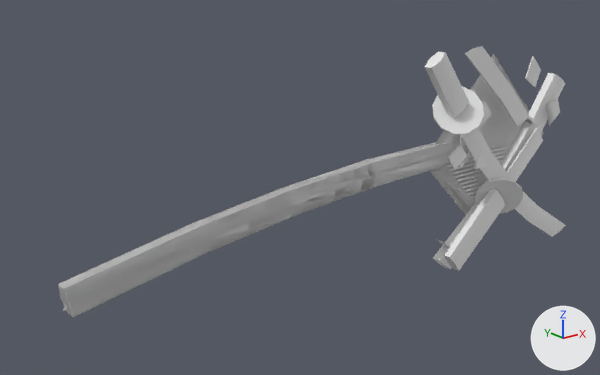
An edit to the OBJ model src/main/resources/assets/blade_tetra/model/modular/alpha9/nodachi_spirit_simple_wrapped.obj, drawn before and after from the same camera.
Camera for both pictures: a 50 mm camera at (-494.0, -390.0, 159.0) aimed at (-165.0, 21.0, -5.0). Arrows for +X, +Y and +Z are at lower right; the lights stay in place. The picture after the commit comes second. Where no turn or scale is listed for an object, it has been applied to the vertices. Vertices at exactly the same position are counted once.

In view in the first picture: 'blade', 'item_blade', 'item_damaged', 'sheath' and 1 more.
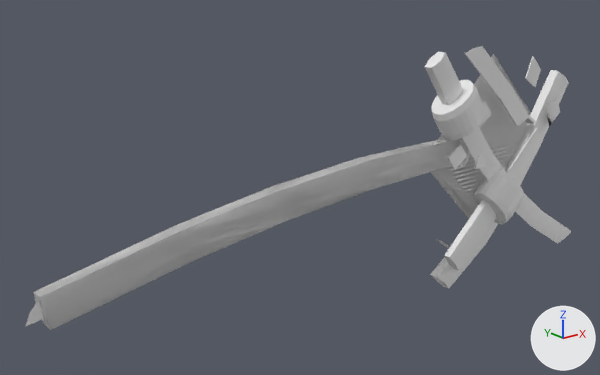
Diff of the bpy script that builds the scene:
```diff
--- a/src/main/resources/assets/blade_tetra/model/modular/alpha9/nodachi_spirit_simple_wrapped.obj.py
+++ b/src/main/resources/assets/blade_tetra/model/modular/alpha9/nodachi_spirit_simple_wrapped.obj.py
@@ me_blade @@
 # used by ob_blade; location = (0.0, 0.0, 0.0)
-me_blade.from_pydata(...)  # 83 vertices, 139 faces; spans x -342.0..42.0, y -13.0..13.0, z -34.0..17.0
+me_blade.from_pydata(...)  # 201 vertices, 379 faces; spans x -362.0..42.0, y -13.0..13.0, z -36.0..17.0
+# me_blade part 1: 22 vertices moved from x -342.0..-125.0, y -1.0..1.0, z -34.0..7.0 to x -362.0..-130.0, y -1.0..1.0, z -36.0..7.0
+# other edits to the shape of me_blade do not show in these pictures
@@ me_effect @@
 # used by ob_effect; location = (0.0, 0.0, 0.0)
-me_effect.from_pydata(...)  # 72 vertices, 132 faces; spans x -342.0..-35.0, y -6.0..6.0, z -37.0..12.0
+me_effect.from_pydata(...)  # 72 vertices, 132 faces; spans x -355.0..-35.0, y -8.0..8.0, z -40.0..13.0
+# me_effect part 2: the whole mesh is multiplied about its middle by the matrix ((1.043, 0.0, -0.01), (0.0, 1.163, 0.0), (-0.01, 0.0, 1.162)), then moved by (-7.0, 0.0, -1.0)
@@ me_item_blade @@
 # used by ob_item_blade; location = (0.0, 0.0, 0.0)
-me_item_blade.from_pydata(...)  # 143 vertices, 235 faces; spans x -87.0..91.0, y -29.0..4.0, z -85.0..80.0
+me_item_blade.from_pydata(...)  # 261 vertices, 475 faces; spans x -87.0..100.0, y -29.0..4.0, z -100.0..80.0
+# me_item_blade part 3: the loose piece of 30 vertices spanning x -60.0..78.0, y -13.0..-3.0, z -84.0..51.0 is rebuilt with 30 vertices and now spans x -60.0..83.0, y -12.0..0.0, z -100.0..52.0
+# me_item_blade part 4: 25 vertices removed from x -72.0..-37.0, y -29.0..-2.0, z 23.0..53.0; 143 vertices added at x -76.0..-32.0, y -29.0..-2.0, z 18.0..58.0
+# me_item_blade part 5: 22 vertices moved from x -28.0..91.0, y -17.0..-15.0, z -85.0..2.0 to x -26.0..100.0, y -17.0..-15.0, z -94.0..0.0
@@ me_item_damaged @@
 # used by ob_item_damaged; location = (0.0, 0.0, 0.0)
-me_item_damaged.from_pydata(...)  # 145 vertices, 199 faces; spans x -71.0..71.0, y -30.0..4.0, z -83.0..81.0
+me_item_damaged.from_pydata(...)  # 263 vertices, 439 faces; spans x -71.0..71.0, y -30.0..4.0, z -83.0..81.0
+# me_item_damaged part 6: the loose piece of 26 vertices spanning x -18.0..13.0, y -30.0..-2.0, z -52.0..-18.0 is rebuilt with 144 vertices and now spans x -24.0..19.0, y -30.0..-2.0, z -57.0..-13.0
@@ me_sheath @@
 # used by ob_sheath; location = (0.0, 0.0, 0.0)
-me_sheath.from_pydata(...)  # 72 vertices, 132 faces; spans x -342.0..-35.0, y -6.0..6.0, z -37.0..12.0
+me_sheath.from_pydata(...)  # 72 vertices, 132 faces; spans x -355.0..-35.0, y -8.0..8.0, z -40.0..13.0
+# me_sheath part 7: the whole mesh is multiplied about its middle by the matrix ((1.043, 0.0, -0.01), (0.0, 1.163, 0.0), (-0.01, 0.0, 1.162)), then moved by (-7.0, 0.0, -1.0)
```

Where the change shows, as pixel boxes (x1, y1, x2, y2) in the pictures (600 x 375 px; the box of a moved part takes in the faces that stretch with it):
'effect', reshaped (not visible before): after (34, 139, 460, 330)
'item_damaged', reshaped: before (430, 46, 560, 271); after (431, 46, 560, 271)
'item_blade', reshaped (9% taller): before (425, 51, 566, 269); after (425, 51, 571, 288)
'blade', reshaped (mostly hidden): before (63, 148, 470, 311); after (25, 162, 467, 327)
part 1 of me_blade, moved or reshaped (mostly hidden): before (63, 303, 68, 311); after (25, 301, 44, 327)
part 3 of me_item_blade, rebuilt (11% taller): before (433, 73, 565, 269); after (430, 70, 569, 288)
part 4 of me_item_blade, built on: before (432, 86, 484, 135); after (431, 80, 484, 141)
part 5 of me_item_blade, moved or reshaped: before (461, 127, 566, 237); after (463, 126, 571, 244)
part 6 of me_item_damaged, rebuilt (54% taller): before (474, 178, 523, 214); after (473, 169, 524, 225)
part 7 of me_sheath, moved or reshaped (not visible afterwards): before (58, 142, 460, 317)
